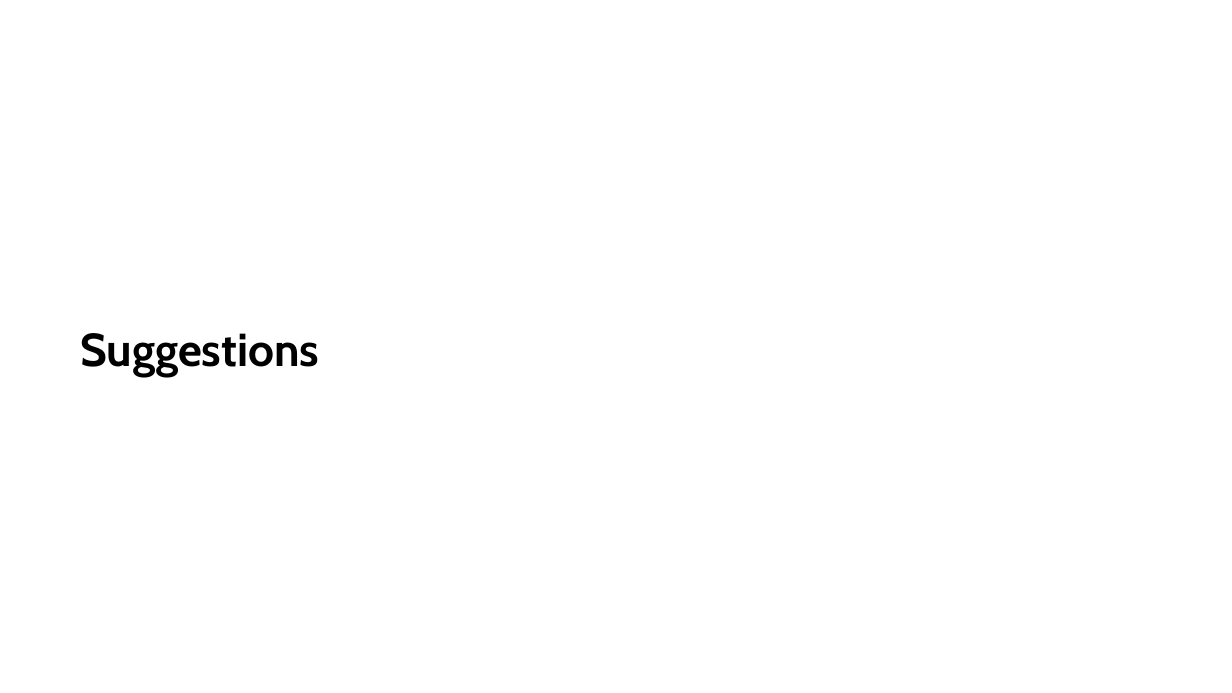
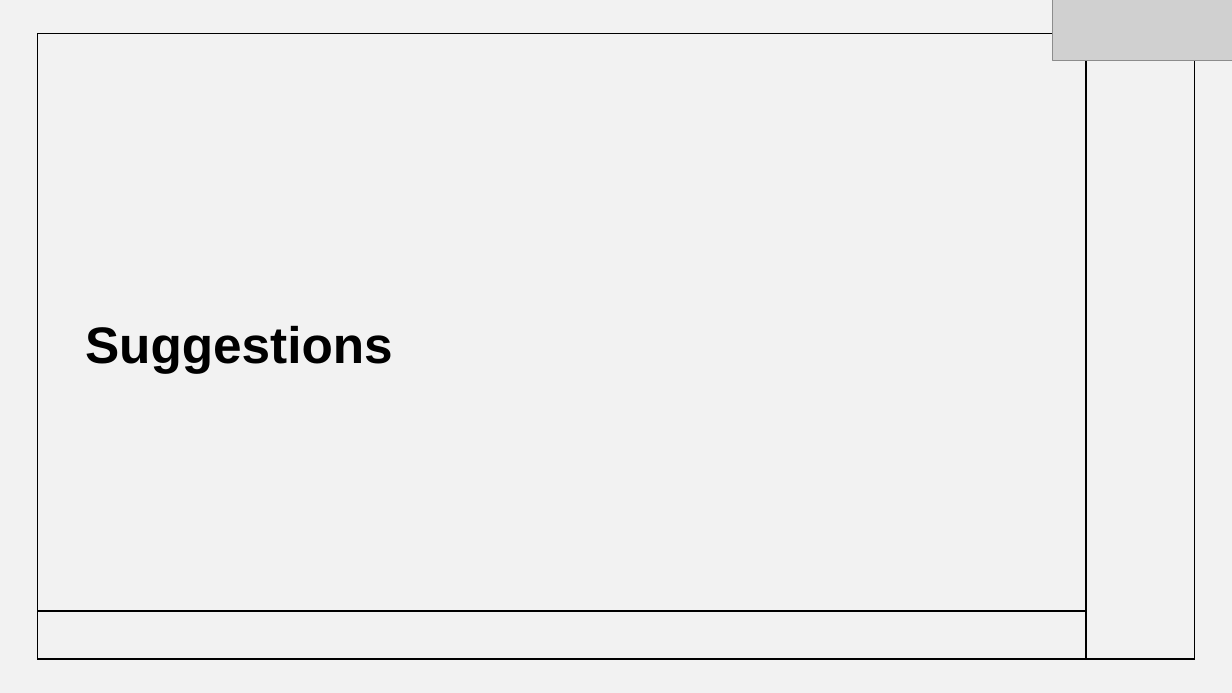
Before and after one commit to 2010030151-satya/Music-generation, a slide deck: slide 14 of presentations/aids_review1.pptx (slide 13 before the commit). Drawn at 1232x693 pixels with LibreOffice and Linux fonts; fonts in the diff are those of the drawing; grey boxes stand for pictures. Boxes give left, top, right and bottom in pixels: in the first picture for what was removed or moved away, otherwise in the second. Text is boxed around its words. In the diff, an @@ line names an element or a change of style, - is before the commit and + after.

```diff
--- a/presentations/aids_review1.pptx
+++ b/presentations/aids_review1.pptx
@@ rectangle added at [0, 0, 1232, 693], fill #000000 at 5% opacity @@
@@ picture added at [1053, 0, 1232, 60] @@
@@ rectangle added at [37, 34, 1195, 660], outline #000000 1 pt @@
@@ line added from (1086, 34) to (1086, 659), #000000 1 pt @@
@@ title "Suggestions": place and size @@
-title "Suggestions" at [80, 333, 319, 377]
+title "Suggestions" at [85, 325, 393, 373]
@@ title "Suggestions" at [85, 325, 393, 373]: size 36 to 40 pt, font Cabin to Arial; line spacing 46pt to 0.9 @@
@@ line added from (38, 611) to (1086, 611), #000000 1 pt @@
```
Also in this commit, not shown: 13 other slides changed, 1 slide added, 2 other files.
